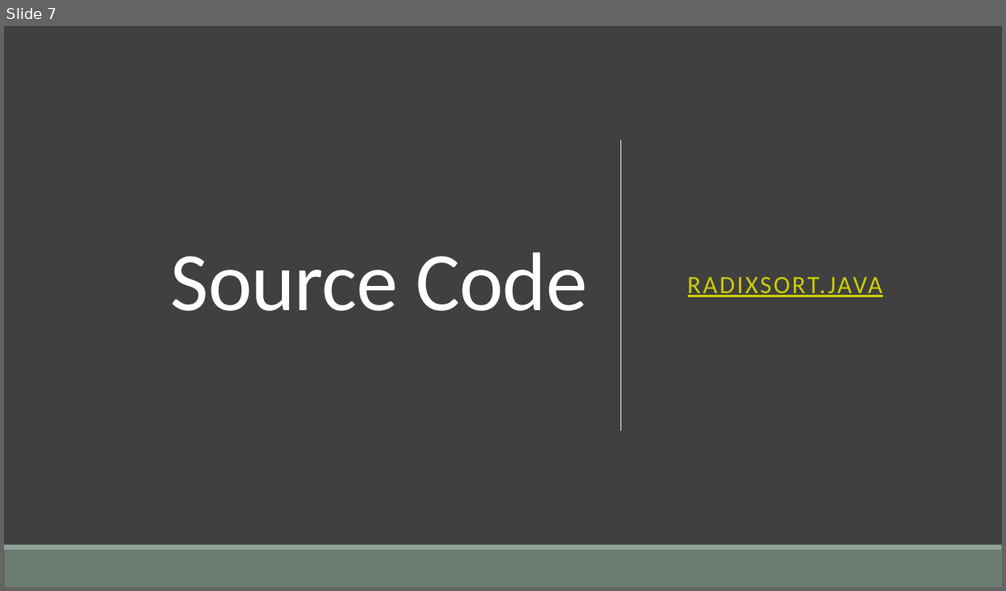
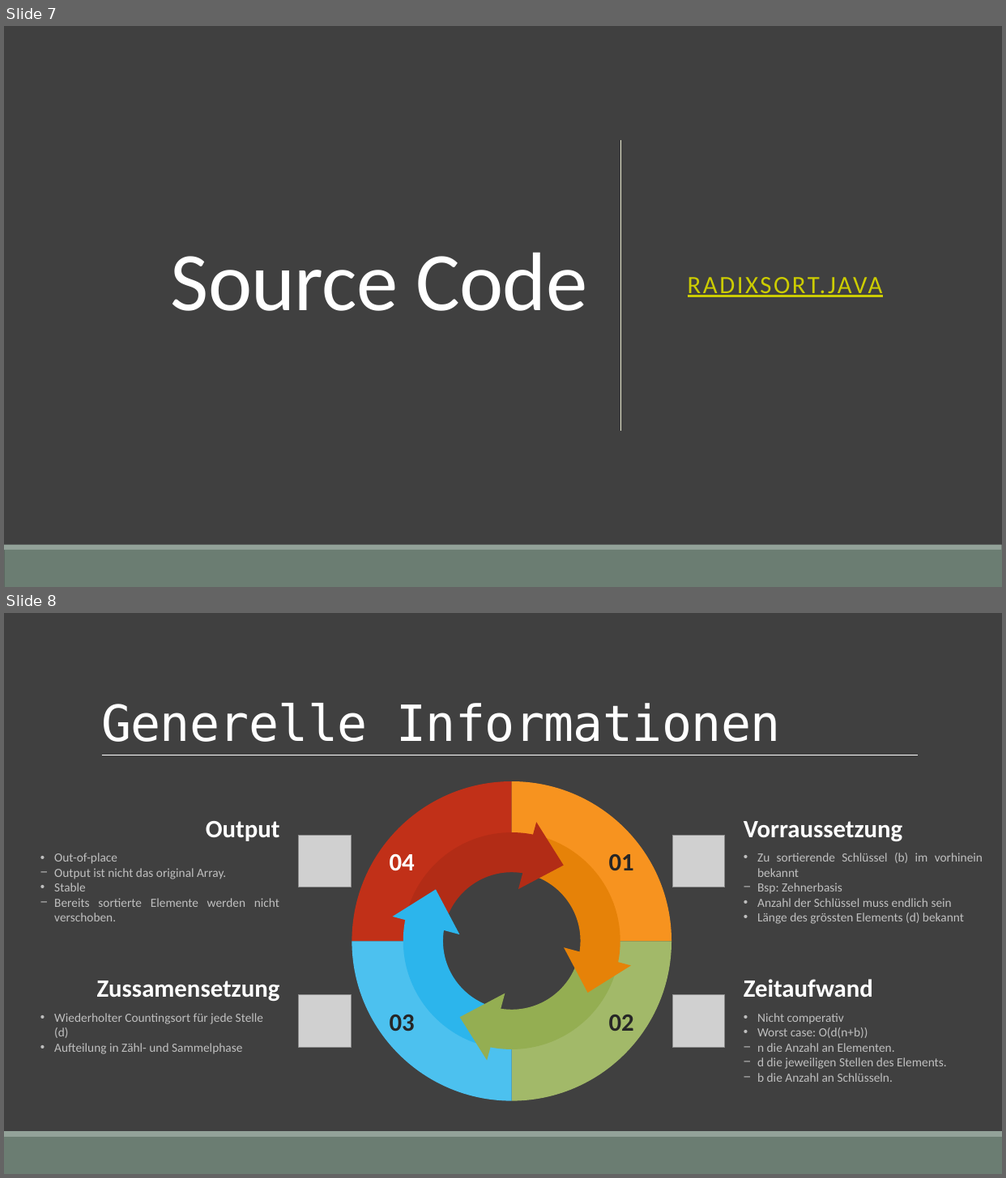
Before and after one commit to IsAvaible/Radix-Sort, a slide deck: RadixSort.pptx. Shown one above the other, each under a label of ours: slide 7 before the commit, slides 7 and 8 after it. The pictures are 1006x591 and 1006x1178 pixels, drawn with LibreOffice and Linux fonts; fonts in the diff are those of the drawing; grey boxes stand for pictures. Boxes give left, top, right and bottom in pixels: in the first picture for what was removed or moved away, otherwise in the second. Text is boxed around its words. In the diff, an @@ line names an element or a change of style, - is before the commit and + after.

```diff
--- a/RadixSort.pptx
+++ b/RadixSort.pptx
@@ slide 8 added at (x1=4, y1=613, x2=1002, y2=1174), background #404040 @@
@@ title added at (x1=101, y1=703, x2=780, y2=742), 48 pt, text #FFFFFF @@
+Generelle Informationen
@@ line added from (102, 756) to (918, 756), #FFFFFF 0.5 pt @@
@@ freeform shape added at (x1=352, y1=781, x2=513, y2=942), fill #C13018, 24 pt, text #FFFFFF, bold @@
+04
@@ freeform shape added at (x1=512, y1=781, x2=671, y2=942), fill #F7931F, 24 pt, text #262626, bold @@
+01
@@ text added at (x1=206, y1=821, x2=280, y2=841), 24 pt, text #FFFFFF, bold @@
+Output
@@ triangle added at (x1=518, y1=822, x2=573, y2=899), fill #B22C16 @@
@@ text added at (x1=744, y1=821, x2=902, y2=841), 24 pt, text #FFFFFF, bold @@
+Vorraussetzung
@@ text added at (x1=54, y1=853, x2=279, y2=922), 12 pt, text #BFBFBF @@
+• Out-of-place
+− Output ist nicht das original Array.
+• Stable
+− Bereits sortierte Elemente werden nicht verschoben.
@@ picture added at (x1=299, y1=835, x2=351, y2=888) @@
@@ freeform shape added at (x1=407, y1=833, x2=540, y2=922), fill #B22C16 @@
@@ freeform shape added at (x1=530, y1=837, x2=620, y2=973), fill #E68208 @@
@@ picture added at (x1=672, y1=835, x2=725, y2=888) @@
@@ text added at (x1=757, y1=853, x2=982, y2=924), 12 pt, text #BFBFBF @@
+• Zu sortierende Schlüssel (b) im vorhinein bekannt
+− Bsp: Zehnerbasis
+• Anzahl der Schlüssel muss endlich sein
+• Länge des grössten Elements (d) bekannt
@@ triangle added at (x1=393, y1=881, x2=470, y2=935), fill #2CB5EC @@
@@ freeform shape added at (x1=403, y1=911, x2=488, y2=1044), fill #2CB5EC @@
@@ freeform shape added at (x1=352, y1=942, x2=513, y2=1102), fill #4CC1EF, 24 pt, text #262626, bold @@
+03
@@ freeform shape added at (x1=512, y1=942, x2=671, y2=1102), fill #A2B969, 24 pt, text #262626, bold @@
+02
@@ triangle added at (x1=554, y1=948, x2=631, y2=1002), fill #E68208 @@
@@ freeform shape added at (x1=481, y1=960, x2=616, y2=1050), fill #94AE52 @@
@@ text added at (x1=97, y1=981, x2=280, y2=1001), 24 pt, text #FFFFFF, bold @@
+Zussamensetzung
@@ picture added at (x1=299, y1=995, x2=351, y2=1047) @@
@@ triangle added at (x1=451, y1=984, x2=505, y2=1061), fill #94AE52 @@
@@ picture added at (x1=672, y1=995, x2=725, y2=1047) @@
@@ text added at (x1=744, y1=979, x2=873, y2=997), 24 pt, text #FFFFFF, bold @@
+Zeitaufwand
@@ text added at (x1=54, y1=1013, x2=263, y2=1054), 12 pt, text #BFBFBF @@
+• Wiederholter Countingsort für jede Stelle (d)
+• Aufteilung in Zähl- und Sammelphase
@@ text added at (x1=757, y1=1013, x2=947, y2=1082), 12 pt, text #BFBFBF @@
+• Nicht comperativ
+• Worst case: O(d(n+b))
+− n die Anzahl an Elementen.
+− d die jeweiligen Stellen des Elements.
+− b die Anzahl an Schlüsseln.
@@ rectangle added at (x1=4, y1=1137, x2=1002, y2=1174), fill #6B7D72 @@
@@ rectangle added at (x1=4, y1=1131, x2=1002, y2=1137), fill #93A299 @@
```
Also in this commit, not shown: 2 other slides added.
